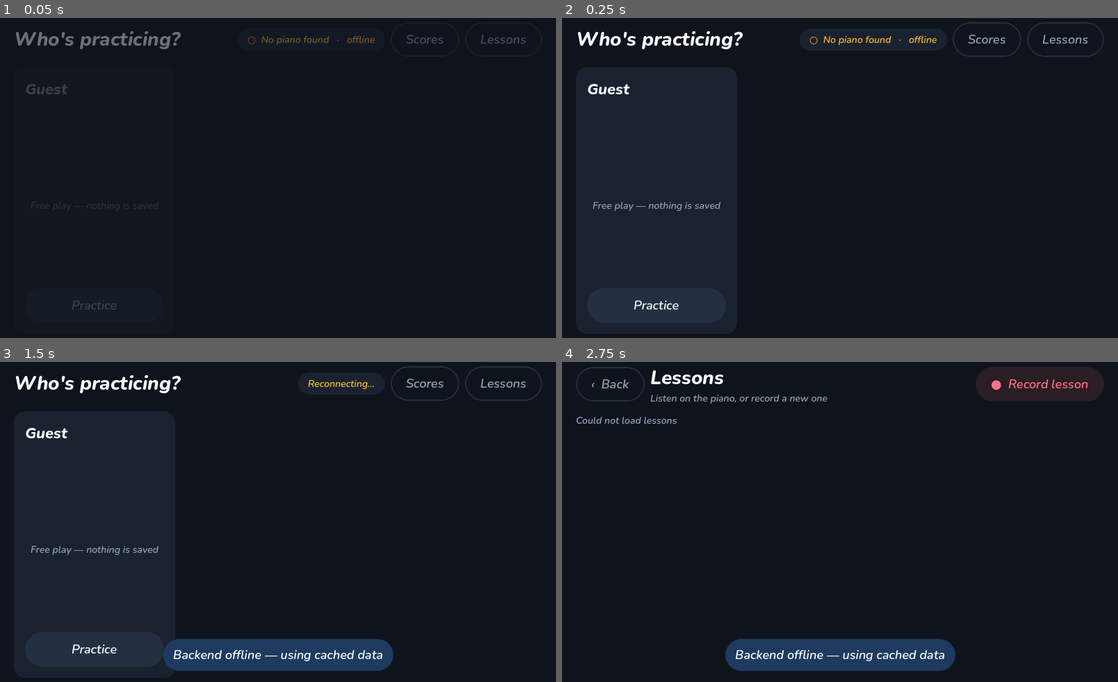
Above: before the commit, frames 1-4 (two rows, left to right).
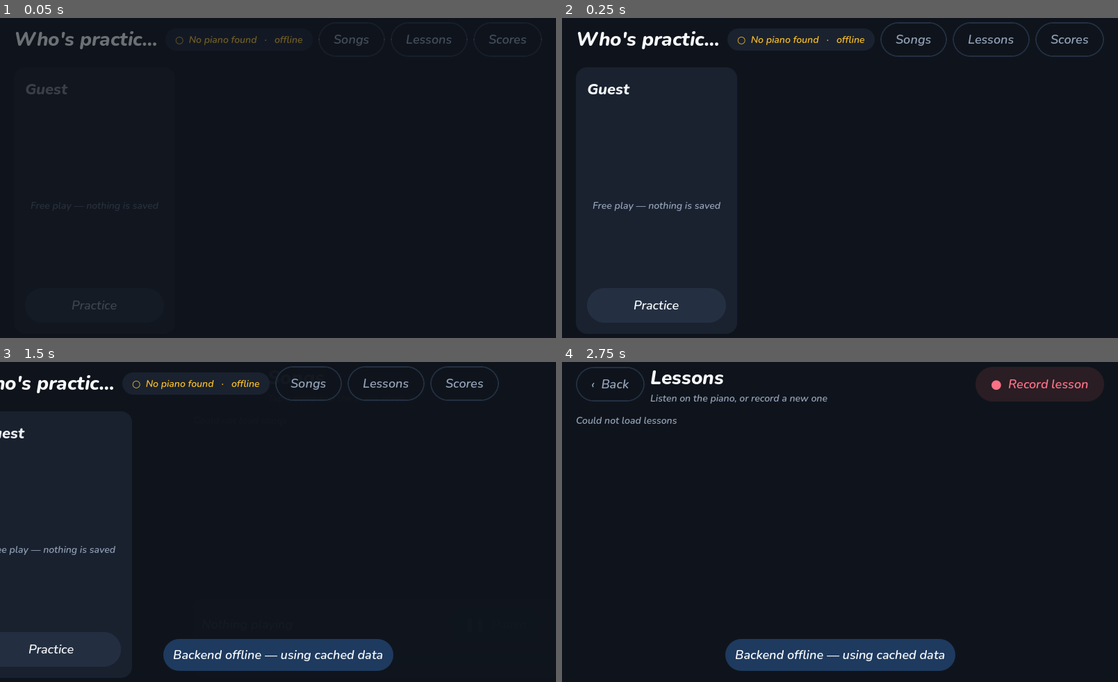
Above: after the commit, the same moments.

Repository: gmo-wilson/pianoman
Game: Godot game, scene res://main.tscn
The game is run twice, just before and just after one commit, with the same random seed, the same clock (stepped at 60 frames per second) and the same inputs.
Inputs (mouse positions are in pixels of both pictures, inside the frame that each line leads up to):
- Up to frame 1 (0.05 s): no input
- Up to frame 2 (0.25 s): no input
- Up to frame 3 (1.5 s): click (350, 384) at 0.5 s, where only the run after the commit has a clickable "Songs"; click (50, 384) at 1.25 s, where only the run after the commit has a clickable "‹ Back"
- Up to frame 4 (2.75 s): click "Lessons" at 2 s

The runs differ from the first frame. In frame 1, 0.6% of the frame differs, in the area x 25-95%, y 4-10%; in frame 2, 1.0%; in frame 3, 3.4%, in the area x 0-98%, y 1-96%; in frame 4, nothing differs.

Commit message:
kiosk: Songs jukebox screen — anyone can make the piano play a saved song
Co-Authored-By: Claude Fable 5.1 <noreply@anthropic.com>
Claude-Session: https://claude.ai/code/session_01WoHWmaLeuSir22Jqdax4cj

Diff:
--- a/v2/godot/autoload/Router.gd
+++ b/v2/godot/autoload/Router.gd
@@ -13,6 +13,7 @@
 	"Runner": "res://screens/Runner.tscn",
 	"Leaderboard": "res://screens/Leaderboard.tscn",
 	"Record": "res://screens/Record.tscn",
+	"Songs": "res://screens/Songs.tscn",
 }
 
 var root: Control                      # set by main.tscn
--- a/v2/godot/screens/Select.gd
+++ b/v2/godot/screens/Select.gd
@@ -18,8 +18,9 @@
 			_reconnect_piano())
 	UI.header(page, "Who's practicing?", Callable(), [
 		status_chip,
+		UI.button("Songs", "GhostButton", func(): Router.go("Songs", {}, "slide_left")),
+		UI.button("Lessons", "GhostButton", func(): Router.go("Lessons", {}, "slide_left")),
 		UI.button("Scores", "GhostButton", func(): Router.go("Leaderboard", {}, "slide_left")),
-		UI.button("Lessons", "GhostButton", func(): Router.go("Lessons", {}, "slide_left")),
 	])
 
 	var scroll := ScrollContainer.new()
--- /dev/null
+++ b/v2/godot/screens/Songs.gd
@@ -0,0 +1,122 @@
+## Jukebox: anyone can make the piano play a saved song. List on the left, transport at the bottom.
+extends Control
+
+var _list: VBoxContainer
+var _now_lbl: Label
+var _play_btn: Button
+var _loop_btn: Button
+var _slider: HSlider
+var _loop := false
+var _poll := 0.0
+var _current_id := ""
+var _rows: Dictionary = {}       # song id → PanelContainer (to highlight the playing one)
+
+
+func _ready() -> void:
+	var page := UI.page(self)
+	UI.header(page, "Songs", _leave, [], "Tap a song and the piano plays it")
+	_list = UI.vscroll(page)
+
+	# ---- transport
+	var bar := UI.card(page, 0.0, "Surface")
+	bar.get_parent().size_flags_vertical = SIZE_SHRINK_END
+	var row := UI.row(bar, false, 10)
+	_now_lbl = UI.label("Nothing playing", "Body")
+	_now_lbl.size_flags_horizontal = SIZE_EXPAND_FILL
+	_now_lbl.vertical_alignment = VERTICAL_ALIGNMENT_CENTER
+	row.add_child(_now_lbl)
+	_play_btn = UI.button("❚❚  Pause", "Button", _toggle_play)
+	_play_btn.disabled = true
+	row.add_child(_play_btn)
+	_loop_btn = UI.button("Loop  off", "Button", _toggle_loop)
+	row.add_child(_loop_btn)
+	row.add_child(UI.button("■  Stop", "GhostButton", _stop))
+	_slider = HSlider.new()
+	_slider.custom_minimum_size.y = 32
+	_slider.max_value = 1.0
+	_slider.step = 0.001
+	_slider.drag_ended.connect(func(_c): Api.post_json("/api/v1/player/seek", {"pct": _slider.value}))
+	bar.add_child(_slider)
+	_load()
+
+
+func _load() -> void:
+	var songs = await Api.get_json("/api/v1/songs")
+	if not (songs is Array):
+		_list.add_child(UI.label("Could not load songs", "Caption"))
+		return
+	if songs.is_empty():
+		_list.add_child(UI.label("No songs yet — upload MIDI files in the admin (Songs page)", "Caption"))
+		return
+	var rows := []
+	for song in songs:
+		var card := UI.card(_list, 1.0, "Card")
+		var p: PanelContainer = card.get_parent()
+		p.size_flags_vertical = SIZE_SHRINK_BEGIN
+		_rows[str(song["id"])] = p
+		var h := UI.row(card, false, 16)
+		var info := UI.column(h)
+		info.add_child(UI.label(str(song["title"]), "Heading"))
+		var mins := int(float(song.get("duration_seconds", 0)) / 60.0)
+		var secs := int(float(song.get("duration_seconds", 0))) % 60
+		info.add_child(UI.label("%s   ·   %d:%02d   ·   %d notes" % [str(song.get("composer", "") if song.get("composer") else "Unknown"), mins, secs, int(song.get("notes_count", 0))], "Caption"))
+		var btn := UI.button("▶  Play", "PrimaryButton", func(): _play(song))
+		btn.size_flags_vertical = SIZE_SHRINK_CENTER
+		btn.custom_minimum_size.x = 120
+		h.add_child(btn)
+		rows.append(p)
+	UI.stagger_in(rows)
+
+
+func _play(song: Dictionary) -> void:
+	_current_id = str(song["id"])
+	_now_lbl.text = "♪  " + str(song["title"])
+	_play_btn.disabled = false
+	for id in _rows.keys():
+		_rows[id].theme_type_variation = "Highlight" if id == _current_id else "Card"
+	Api.post_json("/api/v1/player/load", {"song_id": song["id"], "autoplay": true, "loop": _loop})
+
+
+func _toggle_play() -> void:
+	var st = await Api.get_json("/api/v1/player/status")
+	if st is Dictionary and st.get("playing", false):
+		Api.post_json("/api/v1/player/pause")
+	else:
+		Api.post_json("/api/v1/player/play")
+
+
+func _toggle_loop() -> void:
+	_loop = not _loop
+	_loop_btn.text = "Loop  %s" % ("on" if _loop else "off")
+	_loop_btn.theme_type_variation = "PrimaryButton" if _loop else "Button"
+	Api.post_json("/api/v1/player/loop", {"loop": _loop})
+
+
+func _stop() -> void:
+	Api.post_json("/api/v1/player/stop")
+	_slider.set_value_no_signal(0.0)
+
+
+func _leave() -> void:
+	Api.post_json("/api/v1/player/stop")
+	Router.back()
+
+
+func _process(delta: float) -> void:
+	_poll += delta
+	if _poll < 0.4:
+		return
+	_poll = 0.0
+	var st = await Api.get_json("/api/v1/player/status")
+	if not (st is Dictionary):
+		return
+	_slider.set_value_no_signal(float(st.get("progress", 0)))
+	if st.get("playing", false):
+		_play_btn.text = "❚❚  Pause"
+	elif st.get("finished", false):
+		_play_btn.text = "▶  Play again"
+	else:
+		_play_btn.text = "▶  Resume"
+	if st.get("label") != null and str(st.get("label", "")) != "" and _current_id == "":
+		_now_lbl.text = "♪  " + str(st["label"])
+		_play_btn.disabled = false
--- /dev/null
+++ b/v2/godot/screens/Songs.tscn
@@ -0,0 +1,12 @@
+[gd_scene load_steps=2 format=3]
+
+[ext_resource type="Script" path="res://screens/Songs.gd" id="1"]
+
+[node name="Songs" type="Control"]
+layout_mode = 3
+anchors_preset = 15
+anchor_right = 1.0
+anchor_bottom = 1.0
+grow_horizontal = 2
+grow_vertical = 2
+script = ExtResource("1")
